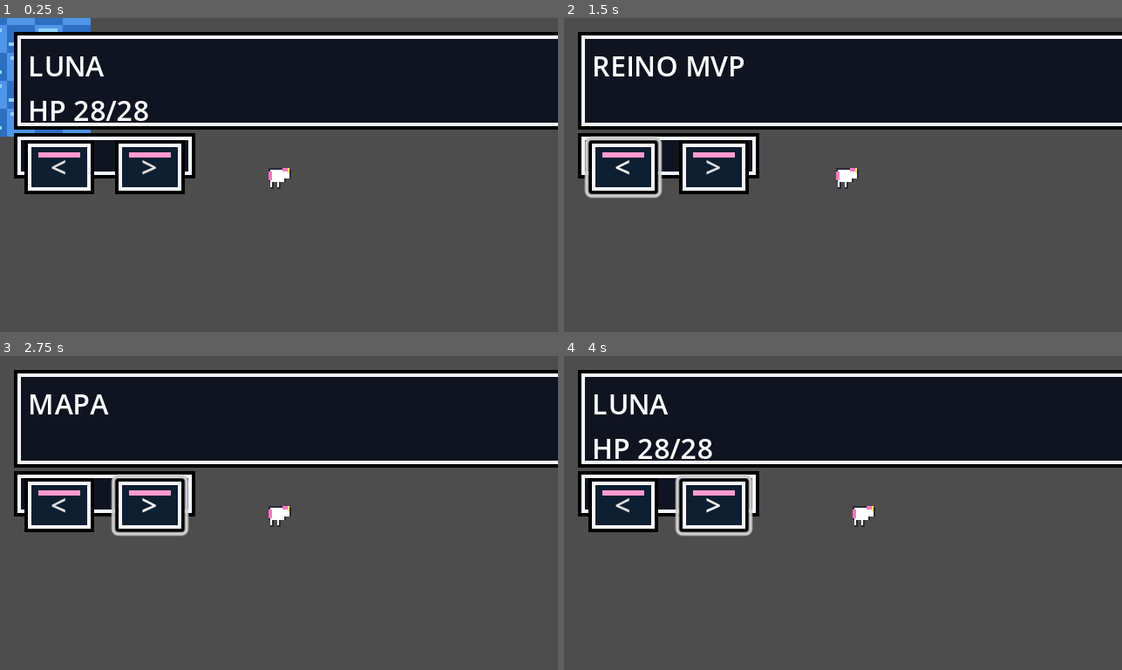
Above: before the commit, frames 1-4 (two rows, left to right).
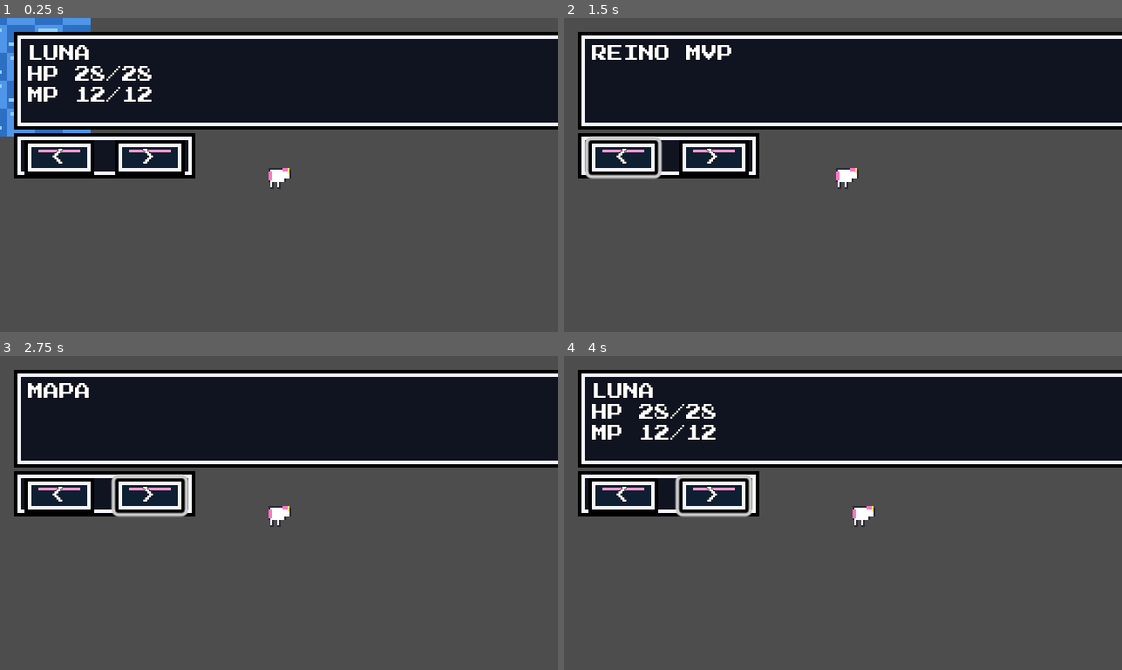
Above: after the commit, the same moments.

Repository: lualab-xyz/rpg-unicorn-platform
Game: Godot game, scene res://scenes/main.tscn
Same seed, same stepped clock (60 frames per second), same inputs: the game is played once before the commit and once after it.
Inputs (mouse positions are in pixels of both pictures, inside the frame that each line leads up to):
- Up to frame 1 (0.25 s): no input
- Up to frame 2 (1.5 s): tap Enter (ui_accept) at 0.5, 0.77 s; move the mouse to (965, 159) at 0.52 s; hold Right (ui_right) 0.53-1.25 s; tap Q at 0.6 s; click (965, 159) at 0.67 s; click "<" at 1.25 s
- Up to frame 3 (2.75 s): click ">" at 2 s
- Up to frame 4 (4 s): tap Enter (ui_accept) at 2.75, 3.5 s; drag from (731, 528) to (815, 575) at 2.77 s; move the mouse to (898, 443) at 3.52 s; hold Right (ui_right) from 3.53 s (still down); tap Q at 3.6 s

The runs differ from the first frame. In frame 1, 4.4% of the frame differs, in the area x 4-34%, y 8-57%; in frame 2, 4.0%; in frame 3, 3.4%; in frame 4, 4.7%, in the area x 4-34%, y 8-58%.

Commit message:
restore retro UX details in Godot web spike

Diff:
--- a/apps/godot-player/scenes/main.tscn
+++ b/apps/godot-player/scenes/main.tscn
@@ -6,6 +6,7 @@
 [ext_resource type="Texture2D" path="res://assets/sprites/unicorn_npc.png" id="4_vpshl"]
 [ext_resource type="Texture2D" path="res://assets/ui/panel-9slice.png" id="5_panel"]
 [ext_resource type="Texture2D" path="res://assets/ui/button-9slice.png" id="6_button"]
+[ext_resource type="FontFile" path="res://assets/ui/PressStart2P-Regular.ttf" id="7_font"]
 
 [sub_resource type="RectangleShape2D" id="RectangleShape2D_river_top"]
 size = Vector2(260, 520)
@@ -26,6 +27,16 @@
 texture_margin_top = 4.0
 texture_margin_right = 4.0
 texture_margin_bottom = 4.0
+
+[sub_resource type="Theme" id="Theme_ui"]
+default_font = ExtResource("7_font")
+default_font_size = 9
+Label/colors/font_color = Color(1, 1, 1, 1)
+Label/constants/outline_size = 1
+Label/colors/font_outline_color = Color(0, 0, 0, 1)
+Button/colors/font_color = Color(1, 1, 1, 1)
+Button/constants/outline_size = 1
+Button/colors/font_outline_color = Color(0, 0, 0, 1)
 
 [node name="Main" type="Node2D"]
 script = ExtResource("1_6boco")
@@ -67,6 +78,7 @@
 limit_bottom = 1400
 
 [node name="HUD" type="CanvasLayer" parent="."]
+layer = 1
 
 [node name="TopStats" type="Panel" parent="HUD"]
 offset_left = 8.0
@@ -74,6 +86,7 @@
 offset_right = 108.0
 offset_bottom = 66.0
 theme_override_styles/panel = SubResource("StyleBoxTexture_panel")
+theme = SubResource("Theme_ui")
 
 [node name="Label" type="Label" parent="HUD/TopStats"]
 offset_left = 8.0
@@ -88,6 +101,7 @@
 offset_right = 214.0
 offset_bottom = 40.0
 theme_override_styles/panel = SubResource("StyleBoxTexture_panel")
+theme = SubResource("Theme_ui")
 
 [node name="Label" type="Label" parent="HUD/TopTitle"]
 offset_left = 8.0
@@ -102,6 +116,7 @@
 offset_right = 312.0
 offset_bottom = 40.0
 theme_override_styles/panel = SubResource("StyleBoxTexture_panel")
+theme = SubResource("Theme_ui")
 
 [node name="HudNav" type="Panel" parent="HUD"]
 offset_left = 8.0
@@ -110,6 +125,7 @@
 offset_bottom = 92.0
 visible = false
 theme_override_styles/panel = SubResource("StyleBoxTexture_panel")
+theme = SubResource("Theme_ui")
 
 [node name="Prev" type="Button" parent="HUD/HudNav"]
 offset_left = 6.0
@@ -144,6 +160,7 @@
 offset_right = 312.0
 offset_bottom = 248.0
 theme_override_styles/panel = SubResource("StyleBoxTexture_panel")
+theme = SubResource("Theme_ui")
 
 [node name="Speaker" type="Label" parent="HUD/DialogPanel"]
 offset_left = 8.0
@@ -151,6 +168,7 @@
 offset_right = 184.0
 offset_bottom = 20.0
 text = "AURORA"
+modulate = Color(1, 0.603922, 0.819608, 1)
 
 [node name="Text" type="Label" parent="HUD/DialogPanel"]
 offset_left = 8.0
@@ -166,6 +184,7 @@
 offset_right = 312.0
 offset_bottom = 176.0
 theme_override_styles/panel = SubResource("StyleBoxTexture_panel")
+theme = SubResource("Theme_ui")
 
 [node name="Choices" type="Label" parent="HUD/ChoicesPanel"]
 offset_left = 8.0
@@ -181,6 +200,7 @@
 offset_bottom = 300.0
 mouse_filter = 2
 theme_override_styles/panel = SubResource("StyleBoxTexture_button")
+theme = SubResource("Theme_ui")
 
 [node name="Knob" type="Panel" parent="HUD/TouchPad"]
 offset_left = 44.0
@@ -189,6 +209,14 @@
 offset_bottom = 68.0
 theme_override_styles/panel = SubResource("StyleBoxTexture_button")
 
+[node name="PadLabel" type="Label" parent="HUD/TouchPad"]
+offset_left = 20.0
+offset_top = 72.0
+offset_right = 74.0
+offset_bottom = 90.0
+text = "MOVE"
+horizontal_alignment = 1
+
 [node name="Actions" type="Control" parent="HUD"]
 offset_left = 220.0
 offset_top = 190.0
@@ -204,6 +232,7 @@
 theme_override_styles/normal = SubResource("StyleBoxTexture_button")
 theme_override_styles/hover = SubResource("StyleBoxTexture_button")
 theme_override_styles/pressed = SubResource("StyleBoxTexture_button")
+theme = SubResource("Theme_ui")
 
 [node name="Select" type="Button" parent="HUD/Actions"]
 offset_left = 4.0
@@ -214,3 +243,4 @@
 theme_override_styles/normal = SubResource("StyleBoxTexture_button")
 theme_override_styles/hover = SubResource("StyleBoxTexture_button")
 theme_override_styles/pressed = SubResource("StyleBoxTexture_button")
+theme = SubResource("Theme_ui")
--- a/apps/godot-player/scripts/main.gd
+++ b/apps/godot-player/scripts/main.gd
@@ -18,6 +18,9 @@
 @onready var hud_nav: Panel = $HUD/HudNav
 @onready var hud_prev: Button = $HUD/HudNav/Prev
 @onready var hud_next: Button = $HUD/HudNav/Next
+@onready var top_stats_label: Label = $HUD/TopStats/Label
+@onready var top_title_label: Label = $HUD/TopTitle/Label
+@onready var top_map_label: Label = $HUD/TopMap/Label
 
 var touch_axis := Vector2.ZERO
 var touch_active := false
@@ -65,6 +68,7 @@
     btn_select.pressed.connect(_on_select_pressed)
     hud_prev.pressed.connect(_on_hud_prev)
     hud_next.pressed.connect(_on_hud_next)
+    _refresh_top_labels()
 
 
 func _notification(what: int) -> void:
@@ -249,6 +253,9 @@
         btn_talk.position = Vector2(DisplayServer.window_get_size().x - 100, DisplayServer.window_get_size().y - 112)
         btn_select.position = Vector2(DisplayServer.window_get_size().x - 100, DisplayServer.window_get_size().y - 70)
 
+    touch_pad.visible = mobile
+    _refresh_top_labels()
+
 
 func _input(event: InputEvent) -> void:
     if event is InputEventScreenTouch:
@@ -295,3 +302,9 @@
 func _on_hud_next() -> void:
     hud_index = posmod(hud_index + 1, 3)
     _sync_mobile_layout()
+
+
+func _refresh_top_labels() -> void:
+    top_stats_label.text = "LUNA\nHP 28/28\nMP 12/12"
+    top_title_label.text = "REINO MVP"
+    top_map_label.text = "MAPA"
--- a/apps/godot-player/scripts/world_renderer.gd
+++ b/apps/godot-player/scripts/world_renderer.gd
@@ -25,6 +25,7 @@
     if cam:
         cam_pos = cam.global_position - viewport * 0.5
 
+    _draw_background(viewport)
     _draw_ground(cam_pos, viewport)
     _draw_river(cam_pos, viewport)
     _draw_bridge(cam_pos, viewport)
@@ -49,6 +50,10 @@
         Color(1, 1, 1, 1),
         false,
     )
+
+
+func _draw_background(viewport: Vector2) -> void:
+    draw_rect(Rect2(Vector2.ZERO, viewport), Color(0.53, 0.78, 1.0, 1.0), true)
 
 
 func _draw_ground(cam_pos: Vector2, viewport: Vector2) -> void:
Binary file added: apps/godot-player/assets/ui/PressStart2P-Regular.ttf
Not shown, changed: apps/godot-player/export_presets.cfg
Not shown: 1 places in apps/godot-player/scenes/main.tscn that only renumber resources
Not shown, changed: AGENT_CONTEXT/DECISIONS.md
Not shown, changed: AGENT_CONTEXT/PLAN.md
Not shown, changed: AGENT_CONTEXT/STATE.md
Not shown, added: apps/godot-player/web/shell.html
